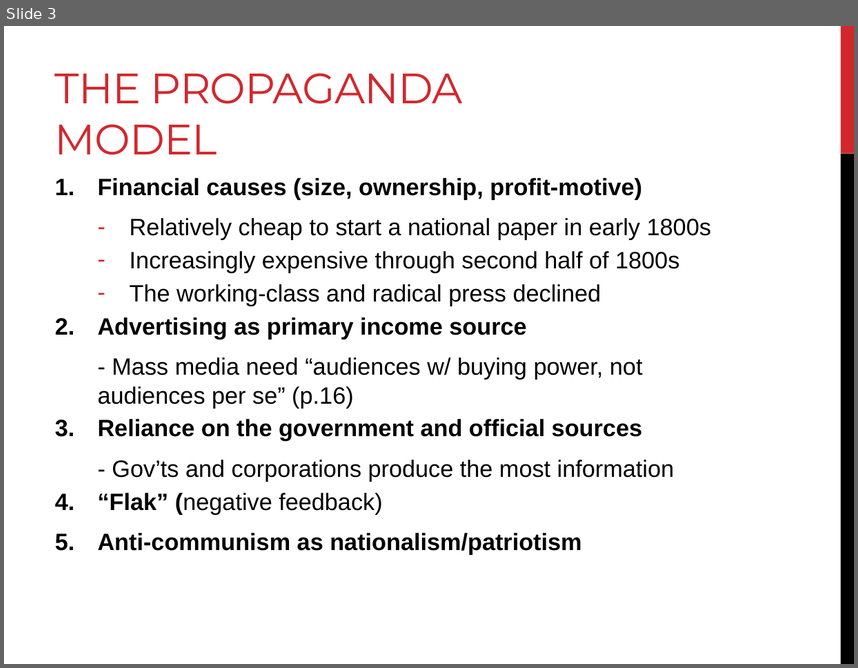
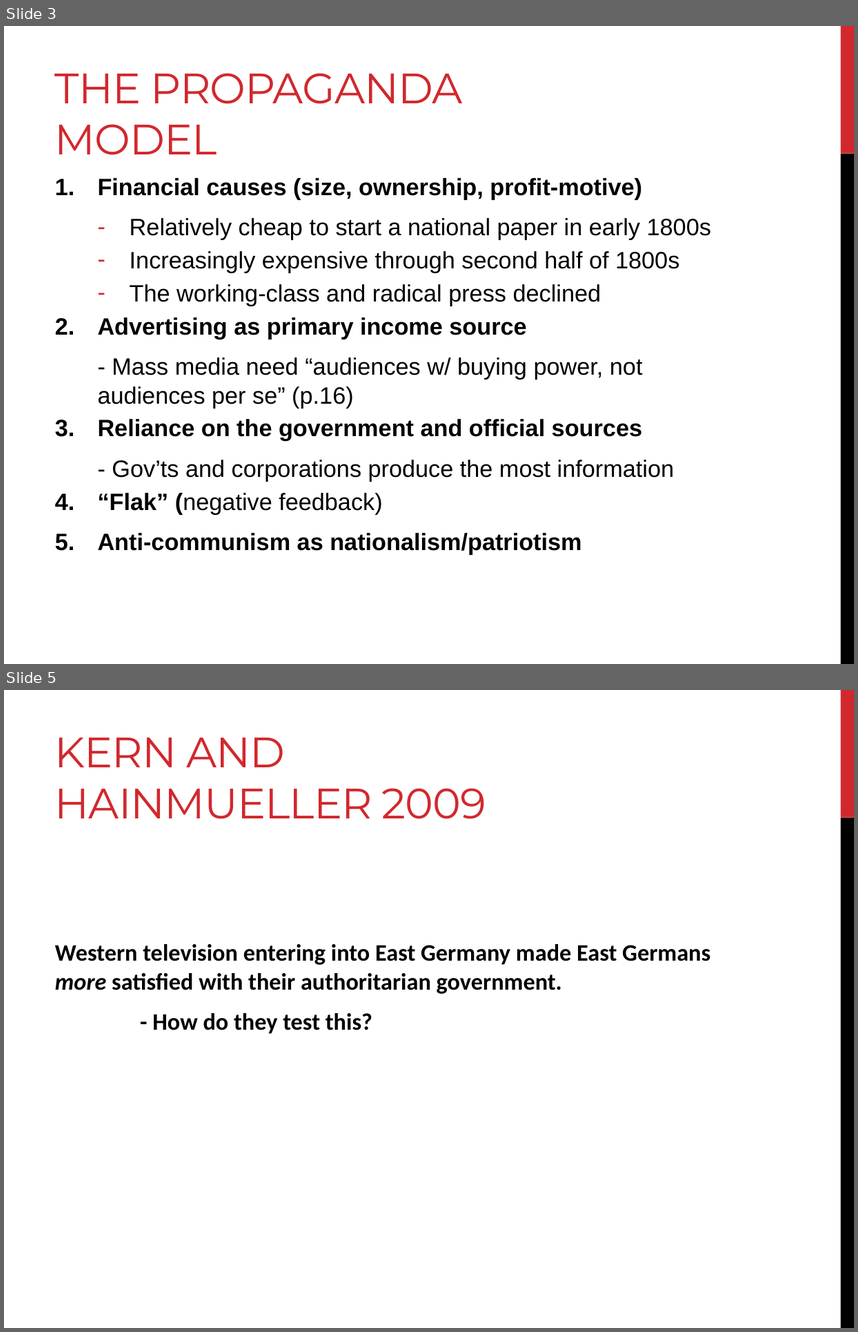
Before and after one commit to jmrphy/media_politics, a slide deck: slides/6_propaganda_model/propaganda_model.pptx. Shown one above the other, each under a label of ours: slide 3 before the commit, slides 3 and 5 after it; the slides between them are not shown. The pictures are 858x668 and 858x1332 pixels, drawn with LibreOffice and Linux fonts; fonts in the diff are those of the drawing. Boxes give left, top, right and bottom in pixels: in the first picture for what was removed or moved away, otherwise in the second. Text is boxed around its words. In the diff, an @@ line names an element or a change of style, - is before the commit and + after.

```diff
--- a/slides/6_propaganda_model/propaganda_model.pptx
+++ b/slides/6_propaganda_model/propaganda_model.pptx
@@ slide 5 added at (x1=4, y1=690, x2=854, y2=1328), background #FFFFFF; not listed: 2 template elements that a slide beside it also shows @@
@@ title added at (x1=55, y1=738, x2=486, y2=819), 36 pt, text #D1282E @@
+KERN AND HAINMUELLER 2009
@@ text added at (x1=55, y1=944, x2=711, y2=1034), 20 pt, text #000000, bold @@
+Western television entering into East Germany made East Germans more satisfied with their authoritarian government.
+- How do they test this?
```
Also in this commit, not shown: 1 slide changed, 3 other slides added.
